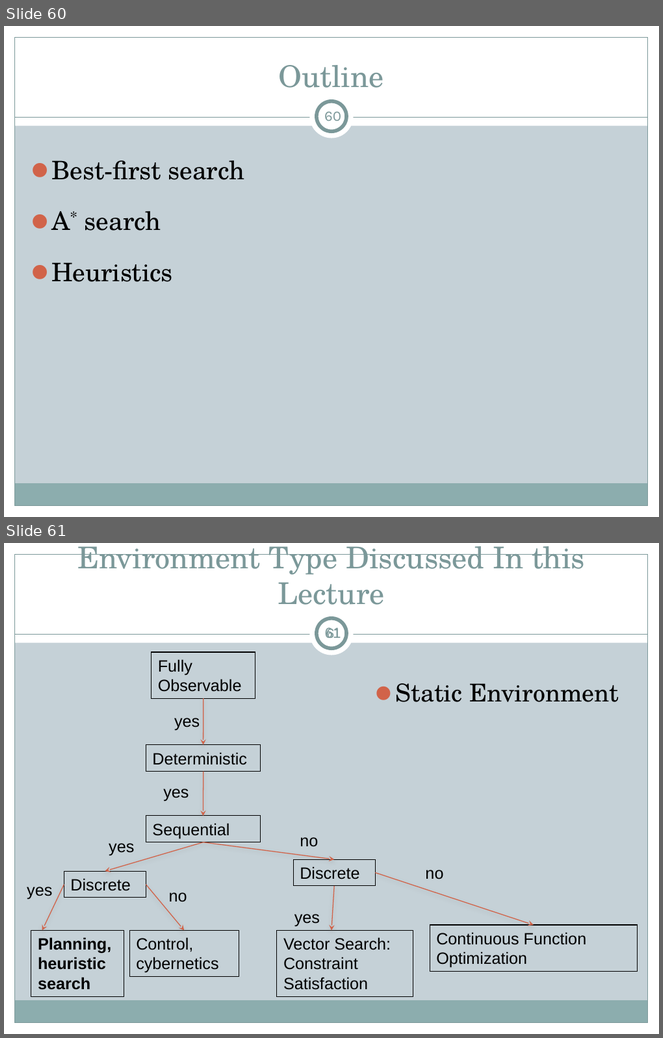
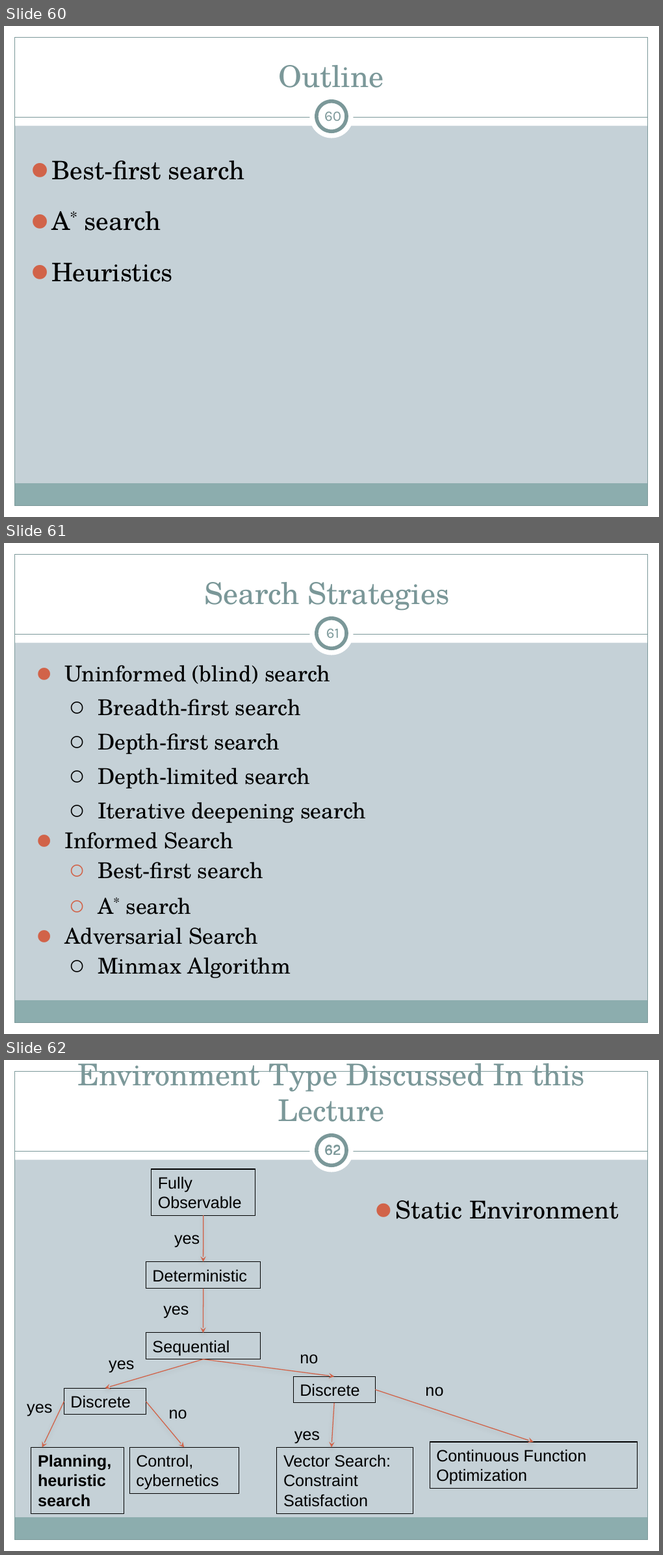
Before and after one commit to motazsaad/ai-csci4304, a slide deck: lecture-slides/aima/ai-chapter3-and-4-problem-solving-by-search-aima.pptx. Shown one above the other, each under a label of ours: slides 60 and 61 before the commit, slides 60, 61 and 62 after it. The pictures are 663x1038 and 663x1555 pixels, drawn with LibreOffice and Linux fonts; fonts in the diff are those of the drawing. Boxes give left, top, right and bottom in pixels: in the first picture for what was removed or moved away, otherwise in the second. Text is boxed around its words. In the diff, an @@ line names an element or a change of style, - is before the commit and + after.

```diff
--- a/lecture-slides/aima/ai-chapter3-and-4-problem-solving-by-search-aima.pptx
+++ b/lecture-slides/aima/ai-chapter3-and-4-problem-solving-by-search-aima.pptx
@@ slide 61 added at box(4, 543, 659, 1034), background #C5D1D7; not listed: 9 template elements that a slide beside it also shows @@
@@ title added at box(205, 582, 450, 611), 33 pt, text #7A9798 @@
+Search Strategies
@@ page number added at box(326, 629, 339, 638), 16 pt, text #7B9899 @@
+61
@@ text added at box(65, 665, 366, 979), 24 pt, text #000000 @@
+⚫ Uninformed (blind) search
+  ⚪ Breadth-first search
+  ⚪ Depth-first search
+  ⚪ Depth-limited search
+  ⚪ Iterative deepening search
+⚫ Informed Search
+  ⚪ Best-first search
+  ⚪ A* search
+⚫ Adversarial Search
+  ⚪ Minmax Algorithm
@@ what was slide 61 is now slide 62 @@
@@ page number at box(324, 1144, 341, 1156): text changed @@
-61
+62
@@ page number at box(326, 1144, 339, 1155): text changed @@
-61
+62
```
Also in this commit, not shown: 6 slides changed, 4 other files.
